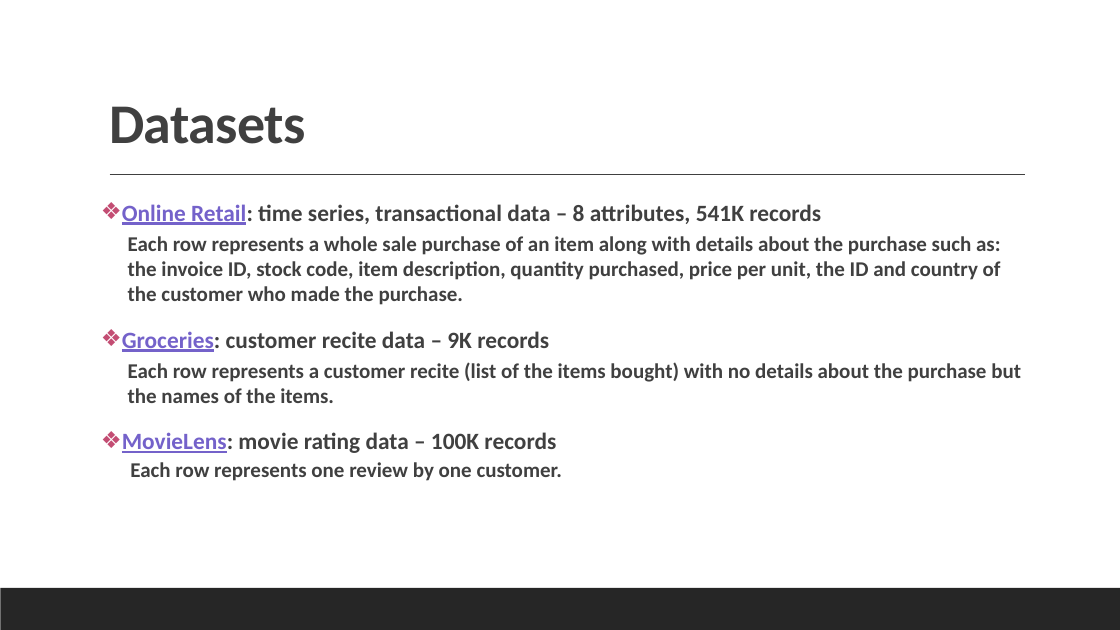
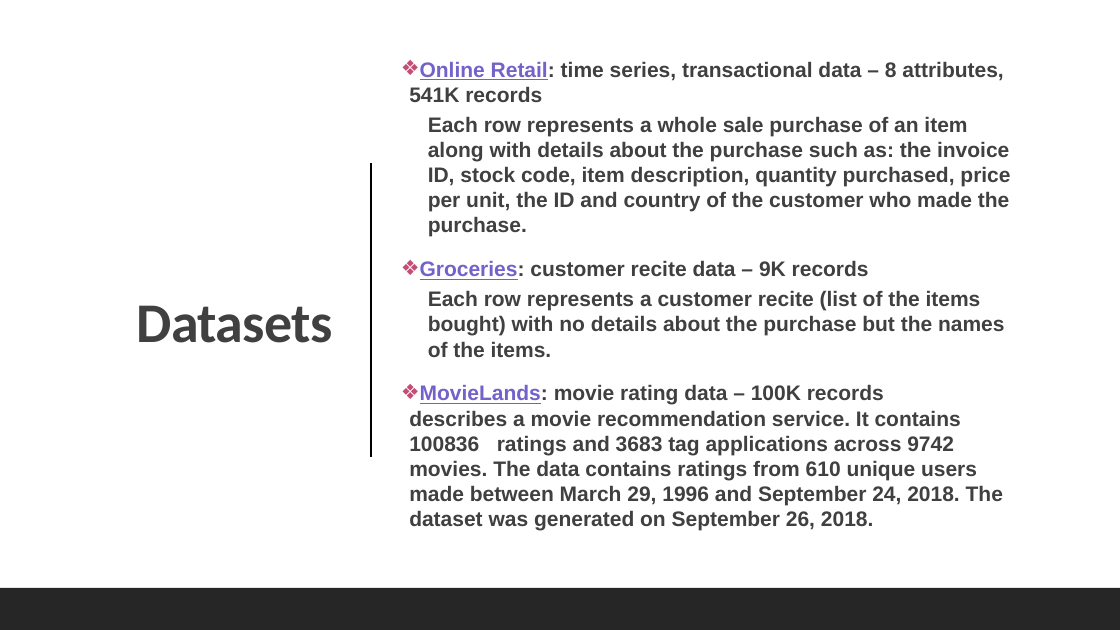
Before and after one commit to Data-Mining-Algorithms/Data-Mining-Algorithms, a slide deck: slide 2 of Data Mining presentation.pptx. Drawn at 1120x630 pixels with LibreOffice and Linux fonts; fonts in the diff are those of the drawing. Boxes give left, top, right and bottom in pixels: in the first picture for what was removed or moved away, otherwise in the second. Text is boxed around its words. In the diff, an @@ line names an element or a change of style, - is before the commit and + after.

```diff
--- a/Data Mining presentation.pptx
+++ b/Data Mining presentation.pptx
@@ rectangle added at <box>0,0,1120,630</box>, fill #FFFFFF @@
@@ title "Datasets": place and size @@
-title "Datasets" at <box>109,106,306,144</box>
+title "Datasets" at <box>136,305,333,343</box>
@@ title "Datasets" at <box>136,305,333,343</box>: alignment left to right; vertical alignment bottom to middle @@
@@ text "Online Retail: time series, transactional ...": place and size @@
-text "Online Retail: time series, transactional ..." at <box>122,204,1021,481</box>
+text "Online Retail: time series, transactional ..." at <box>409,61,1010,531</box>
@@ text "Online Retail: time series, transactional ..." at <box>409,61,1010,531</box>: vertical alignment top to middle @@
@@ text at <box>409,61,1010,357</box>: size 20 to 18 pt in "Online Retail: time series, transactional data – ...", "Groceries: customer recite data – 9K records"; font Calibri to Arial in "Online Retail: time series, transactional data – ...", "Each row represents a whole sale purchase ...", "Groceries: customer recite data – 9K records", "Each row represents a customer recite (list ..." @@
@@ line removed from (110, 175) to (1026, 175) @@
@@ line added from (371, 163) to (371, 457), #000000 1.5 pt @@
@@ text at <box>409,384,1003,531</box>: text changed; font Calibri to Arial @@
-❖ MovieLens: movie rating data – 100K records
-  Each row represents one review by one customer.
+❖ MovieLands: movie rating data – 100K records
+  describes a movie recommendation service. It contains 100836 ratings and 3683 tag applications across 9742 movies. The data contains ratings from 610 unique users made between March 29, 1996 and September 24, 2018. The dataset was generated on September 26, 2018.
@@ rectangle removed at <box>0,588,1120,630</box> @@
@@ rectangle added at <box>0,588,1120,630</box>, fill #262626 @@
```
Also in this commit, not shown: 9 other slides changed, 3 other files.
